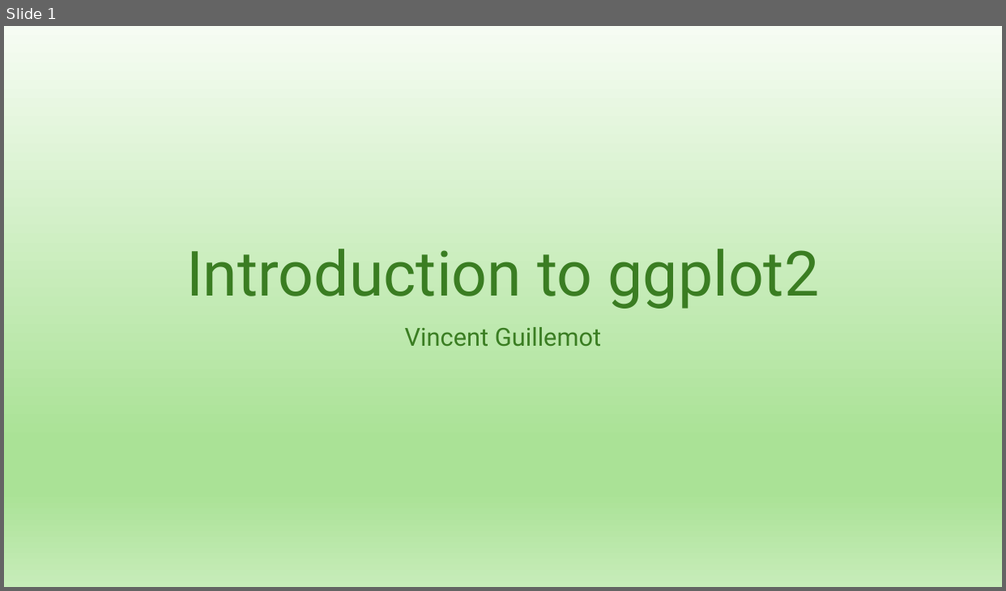
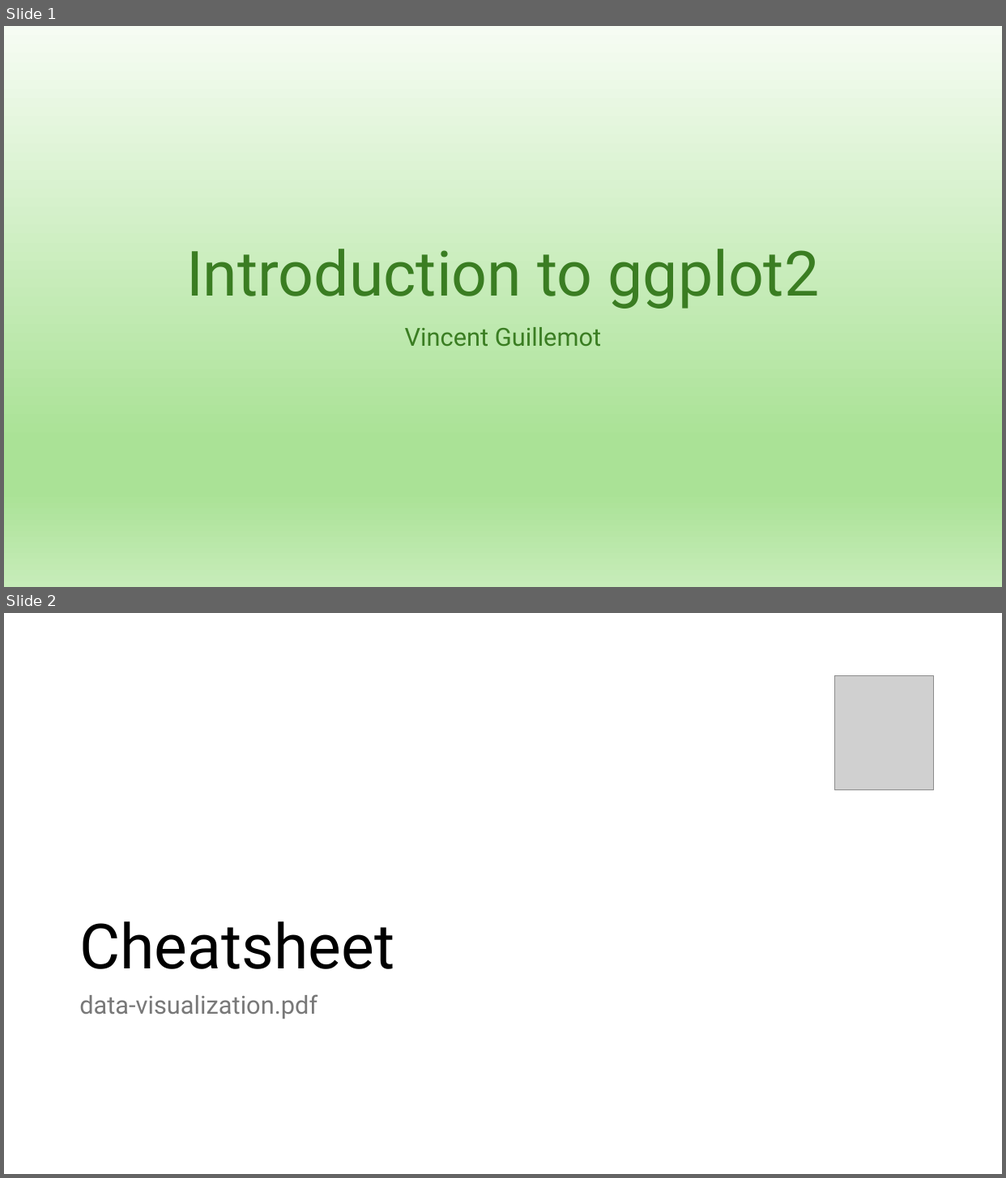
Before and after one commit to IFB-ElixirFr/EBIII_N2, a slide deck: 01R/03_ggplot2_intro.pptx. Shown one above the other, each under a label of ours: slide 1 before the commit, slides 1 and 2 after it. The pictures are 1006x591 and 1006x1178 pixels, drawn with LibreOffice and Linux fonts; fonts in the diff are those of the drawing; grey boxes stand for pictures. Boxes give left, top, right and bottom in pixels: in the first picture for what was removed or moved away, otherwise in the second. Text is boxed around its words. In the diff, an @@ line names an element or a change of style, - is before the commit and + after.

```diff
--- a/01R/03_ggplot2_intro.pptx
+++ b/01R/03_ggplot2_intro.pptx
@@ slide 2 added at <box>4,613,1002,1174</box>, background #FFFFFF @@
@@ picture added at <box>835,676,934,790</box> @@
@@ title added at <box>79,922,394,969</box>, 60 pt, text #000000 @@
+Cheatsheet
@@ text added at <box>79,995,317,1019</box>, 24 pt, text #797979 @@
+data-visualization.pdf
```
Also in this commit, not shown: 3 other slides added, 1 slide removed, 27 other files.
